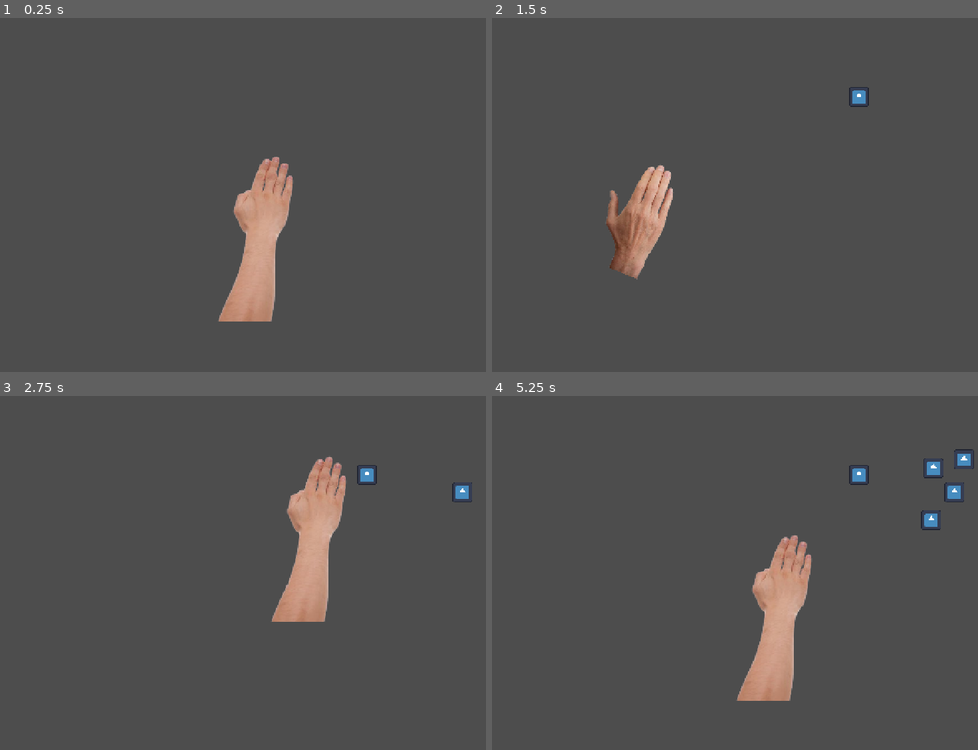
Above: before the commit, frames 1-4 (two rows, left to right).
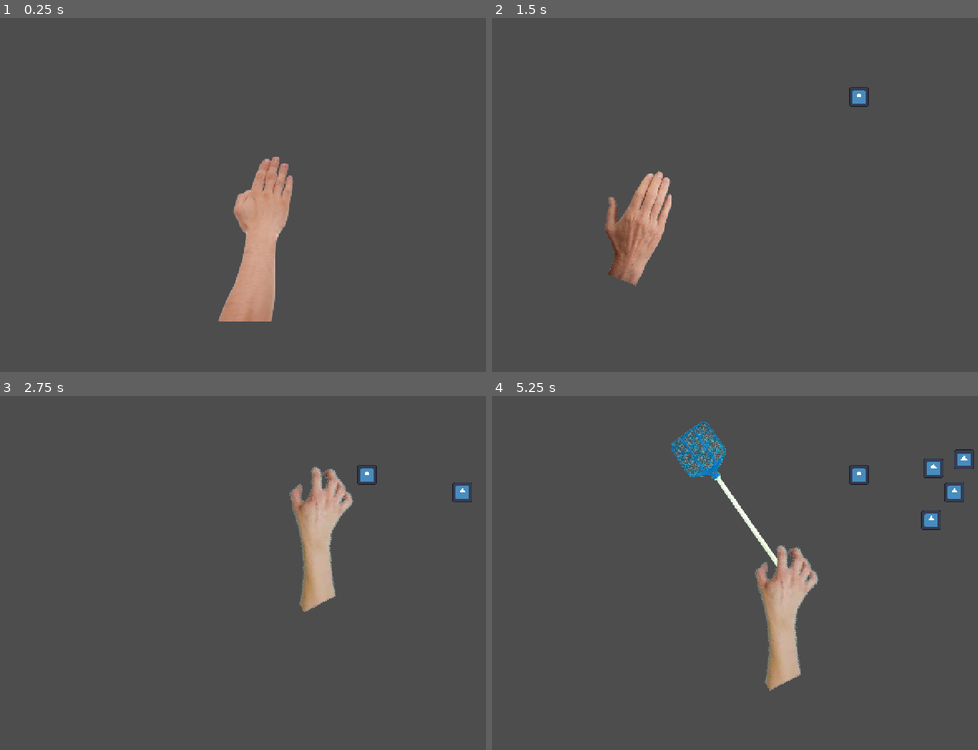
Above: after the commit, the same moments.

Repository: mattismoel/rage-room
Game: Godot game, scene res://scenes/game.tscn
Two runs of this game, one before a commit and one after it. Both use one fixed random seed, a clock stepped at 60 frames per second and the inputs below. The engine's default icon, where the game draws it, is replaced by a stand-in: a white triangle on a blue panel in a dark square.
Inputs (mouse positions are in pixels of both pictures, inside the frame that each line leads up to):
- Up to frame 1 (0.25 s): no input
- Up to frame 2 (1.5 s): tap Enter at 0.5 s; move the mouse to (875, 177) at 0.52 s; press the mouse at (875, 177) at 0.53 s; tap 1 at 0.8, 1.35 s; tap Space at 1.25 s; move the mouse to (652, 212) at 1.27 s; release the mouse at (652, 212) at 1.28 s
- Up to frame 3 (2.75 s): tap 2 at 1.55, 2.1 s; move the mouse to (320, 495) at 2.02 s; tap 9 at 2.3 s
- Up to frame 4 (5.25 s): tap Enter at 2.75 s; move the mouse to (730, 643) at 2.77 s; tap 9 at 2.85 s; click (730, 643) at 3.05 s; tap Space at 3.5 s; move the mouse to (919, 626) at 3.52 s; press the mouse at (919, 626) at 3.53 s; tap 1 at 3.8, 4.35 s; move the mouse to (598, 519) at 4.27 s; release the mouse at (598, 519) at 4.28 s; tap 2 at 4.55, 5.1 s; move the mouse to (783, 573) at 5.02 s

The runs differ from the first frame. In frame 1, less than 0.1% of the frame differs, in the area x 45-59%, y 39-85%; in frame 2, 1.0%; in frame 3, 2.9%; in frame 4, 4.1%, in the area x 36-68%, y 7-87%.
Error after the commit: Out of bounds get index '7' (on base: 'Array[EquipmentEntry]') (res://scripts/player/equipment_state.gd:41)

Commit message:
implemented possibility to switch between equipments

Diff:
--- /dev/null
+++ b/scenes/equipment/bug_zapper.gd
@@ -0,0 +1,2 @@
+class_name BugZapper
+extends Equipment
--- a/scenes/equipment/bug_zapper.tscn
+++ b/scenes/equipment/bug_zapper.tscn
@@ -1,8 +1,11 @@
-[gd_scene load_steps=2 format=3 uid="uid://ytos3fkkwwof"]
+[gd_scene load_steps=3 format=3 uid="uid://ytos3fkkwwof"]
 
 [ext_resource type="Texture2D" uid="uid://bx5l7h32g5k41" path="res://assets/equipment/bug_zapper.png" id="1_4nidy"]
+[ext_resource type="Script" uid="uid://cvdjel4swb1ht" path="res://scenes/equipment/bug_zapper.gd" id="1_fokec"]
 
 [node name="BugZapper" type="Node2D"]
+rotation = -0.553565
+script = ExtResource("1_fokec")
 
 [node name="Sprite2D" type="Sprite2D" parent="."]
 position = Vector2(5, -88)
--- a/scenes/equipment/equipment.gd
+++ b/scenes/equipment/equipment.gd
@@ -1,12 +1,6 @@
 class_name Equipment
-extends Resource
+extends Node2D
 
-## The scene to be spawned.
-@export var scene: PackedScene
-@export var name: String
-
-## To use in unlocking new weapons later in game
-@export var value: int
-
-func use() -> void:
+func use(pos: Vector2) -> void:
+	print("Equipment used at: %v!" % pos)
 	pass
--- /dev/null
+++ b/scenes/equipment/equipment_entry.gd
@@ -0,0 +1,9 @@
+class_name EquipmentEntry
+extends Resource
+
+## The scene to be spawned.
+@export var scene: PackedScene
+@export var name: String
+
+## Maybe useful in knowing when to unlock this equipment
+@export var value: int
--- /dev/null
+++ b/scenes/equipment/flyswatter.gd
@@ -0,0 +1,2 @@
+class_name FlySwatter
+extends Equipment
--- a/scenes/equipment/flyswatter.tscn
+++ b/scenes/equipment/flyswatter.tscn
@@ -1,8 +1,11 @@
-[gd_scene load_steps=2 format=3 uid="uid://crbgnq0h1g3ym"]
+[gd_scene load_steps=3 format=3 uid="uid://crbgnq0h1g3ym"]
 
+[ext_resource type="Script" uid="uid://hknuf2ygy32w" path="res://scenes/equipment/flyswatter.gd" id="1_f644k"]
 [ext_resource type="Texture2D" uid="uid://c3n6gq3kiutqc" path="res://assets/equipment/flyswatter.png" id="1_tppsa"]
 
 [node name="Flyswatter" type="Node2D"]
+rotation = -0.619952
+script = ExtResource("1_f644k")
 
 [node name="Sprite2D" type="Sprite2D" parent="."]
 position = Vector2(5, -71)
--- a/scenes/player.tscn
+++ b/scenes/player.tscn
@@ -10,7 +10,7 @@
 [ext_resource type="Texture2D" uid="uid://cokbfjclr2ww3" path="res://assets/player/grab arm.png" id="5_qlg0r"]
 [ext_resource type="Script" uid="uid://qp3frfxg5ogc" path="res://scripts/player/pickup_state.gd" id="5_tuyoq"]
 [ext_resource type="Script" uid="uid://b4m3ikfypcuk2" path="res://scripts/player/equipment_state.gd" id="9_y4r1p"]
-[ext_resource type="Script" uid="uid://c3n2s4jlpujkh" path="res://scenes/equipment/equipment.gd" id="11_3v2ag"]
+[ext_resource type="Script" uid="uid://c3n2s4jlpujkh" path="res://scenes/equipment/equipment_entry.gd" id="11_3v2ag"]
 [ext_resource type="PackedScene" uid="uid://crbgnq0h1g3ym" path="res://scenes/equipment/flyswatter.tscn" id="12_jej6c"]
 [ext_resource type="PackedScene" uid="uid://ytos3fkkwwof" path="res://scenes/equipment/bug_zapper.tscn" id="13_jej6c"]
 
@@ -31,9 +31,10 @@
 value = 2
 metadata/_custom_type_script = "uid://c3n2s4jlpujkh"
 
-[node name="Player" type="Node2D" node_paths=PackedStringArray("_hand")]
+[node name="Player" type="Node2D"]
+z_index = 1
+rotation = -0.00110836
 script = ExtResource("1_3vyb7")
-_hand = NodePath("")
 
 [node name="Hand" type="Node2D" parent="."]
 script = ExtResource("2_dqkch")
@@ -42,11 +43,14 @@
 z_index = 1
 script = ExtResource("3_y4r1p")
 initial_state = NodePath("Idle")
+debug_change_state = true
 metadata/_custom_type_script = "uid://ca42s16x5547g"
 
-[node name="Idle" type="Node2D" parent="Hand/StateMachine" node_paths=PackedStringArray("selection_area")]
+[node name="Idle" type="Node2D" parent="Hand/StateMachine" node_paths=PackedStringArray("selection_area", "smack_state", "equipment_state")]
 script = ExtResource("3_qlg0r")
 selection_area = NodePath("Area2D")
+smack_state = NodePath("../Smack")
+equipment_state = NodePath("../Equiment")
 
 [node name="Area2D" type="Area2D" parent="Hand/StateMachine/Idle"]
 
@@ -63,6 +67,7 @@
 
 [node name="Smack" type="Node2D" parent="Hand/StateMachine" node_paths=PackedStringArray("selection_area")]
 visible = false
+position = Vector2(-1, 6)
 script = ExtResource("4_dqkch")
 selection_area = NodePath("Area2D")
 
@@ -84,15 +89,17 @@
 [node name="Pick up" type="Node2D" parent="Hand/StateMachine" node_paths=PackedStringArray("equipment_state")]
 visible = false
 script = ExtResource("5_tuyoq")
-equipment_state = NodePath("../Use equiment")
+equipment_state = NodePath("../Equiment")
 
-[node name="Sprite2D" type="Sprite2D" parent="Hand/StateMachine/Pick up"]
-position = Vector2(2.37517, 42.9809)
+[node name="Equiment" type="Node2D" parent="Hand/StateMachine" node_paths=PackedStringArray("idle_state")]
+visible = false
+script = ExtResource("9_y4r1p")
+idle_state = NodePath("../Idle")
+_entries = Array[ExtResource("11_3v2ag")]([SubResource("Resource_f1ej7"), SubResource("Resource_oprun")])
+metadata/_custom_type_script = "uid://cjgkt6mw5ow4l"
+
+[node name="Sprite2D" type="Sprite2D" parent="Hand/StateMachine/Equiment"]
+z_index = 1
+position = Vector2(4.9601, 36.0055)
 rotation = -0.47822
 texture = ExtResource("5_qlg0r")
-
-[node name="Use equiment" type="Node2D" parent="Hand/StateMachine"]
-visible = false
-script = ExtResource("9_y4r1p")
-_entries = Array[ExtResource("11_3v2ag")]([SubResource("Resource_f1ej7"), SubResource("Resource_oprun")])
-metadata/_custom_type_script = "uid://cjgkt6mw5ow4l"
--- a/scripts/player/equipment_state.gd
+++ b/scripts/player/equipment_state.gd
@@ -1,12 +1,42 @@
 class_name EquipmentState
 extends State
 
-var current_equipment: Equipment
-@export var _entries: Array[Equipment] = []
+@export var idle_state: State
 
-func _ready() -> void:
+var current_equipment_entry: EquipmentEntry
+@export var _entries: Array[EquipmentEntry] = []
+
+var loaded_equipment: Equipment
+
+func enter() -> void:
+	visible = true
 	if _entries.size() <= 0:
 		push_error("This weighted spawn entry selector has no entries!")
 
-func set_equipment(equipment: Equipment) -> void:
-	current_equipment = equipment
+func exit() -> void:
+	remove_child(loaded_equipment)
+	visible = false
+
+func input(event) -> void:
+	if event.is_action_pressed("interact"):
+		loaded_equipment.use(event.position)
+
+	if event is InputEventKey and event.pressed:
+		## If keycode is 0, go to idle state (no equipment)
+		if event.keycode == KEY_1:
+			change_state.emit(idle_state)
+
+		elif event.keycode >= KEY_2 and event.keycode <= KEY_9:
+			var digit_pressed: int = -KEY_2 + event.keycode
+			# Switch to equipment state after setting equipment
+			remove_child(loaded_equipment)
+			set_equipment_from_index(digit_pressed)
+
+func set_equipment(equipment: EquipmentEntry) -> void:
+	current_equipment_entry = equipment
+	loaded_equipment = current_equipment_entry.scene.instantiate()
+	add_child(loaded_equipment)
+
+func set_equipment_from_index(index: int) -> void:
+	set_equipment(_entries[index])
+	print("Set equipment to %s" % current_equipment_entry.name)
--- a/scripts/player/idle_state.gd
+++ b/scripts/player/idle_state.gd
@@ -1,6 +1,9 @@
 extends State
 
 @export var selection_area: CollisionObject2D
+
+@export var smack_state: State
+@export var equipment_state: EquipmentState
 
 func enter() -> void:
 	super()
@@ -11,8 +14,17 @@
 	if event.is_action_pressed("interact"):
 		print("Mouse pressed at: ", event.position)
 
-		# TO-DO: Only smack if hand is not selecting weapon/item from inventory
-		change_state_by_name.emit("Smack")
+		# Switch to smack state
+		change_state.emit(smack_state)
+
+	if event is InputEventKey and event.pressed:
+		## Check if keypress is a number between 0 and 9
+		if event.keycode >= KEY_2 and event.keycode <= KEY_9:
+			var digit_pressed: int = -KEY_2 + event.keycode
+
+			# Switch to equipment state after setting equipment
+			equipment_state.set_equipment_from_index(digit_pressed)
+			change_state.emit(equipment_state)
 
 func exit() -> void:
 	super()
--- a/scripts/player/pickup_state.gd
+++ b/scripts/player/pickup_state.gd
@@ -2,6 +2,6 @@
 
 @export var equipment_state: EquipmentState
 
-func pick_up_equipment(equipment: Equipment) -> void:
-	equipment_state.set_equipment(equipment)
+func pick_up_equipment(equipment_entry: EquipmentEntry) -> void:
+	equipment_state.set_equipment(equipment_entry)
 	change_state.emit(equipment_state)
--- a/scripts/player/smack_state.gd
+++ b/scripts/player/smack_state.gd
@@ -2,7 +2,7 @@
 @export var selection_area: CollisionObject2D
 
 func enter() -> void:
-	print("smack")
+	print("SMACK!")
 	visible = true
 
 	var overlapping_areas: Array[Area2D] = selection_area.get_overlapping_areas()
Not shown, added: scenes/equipment/bug_zapper.gd.uid
Not shown, changed: scenes/equipment/equipment.gd.uid
Not shown, added: scenes/equipment/equipment_entry.gd.uid
Not shown, added: scenes/equipment/flyswatter.gd.uid
